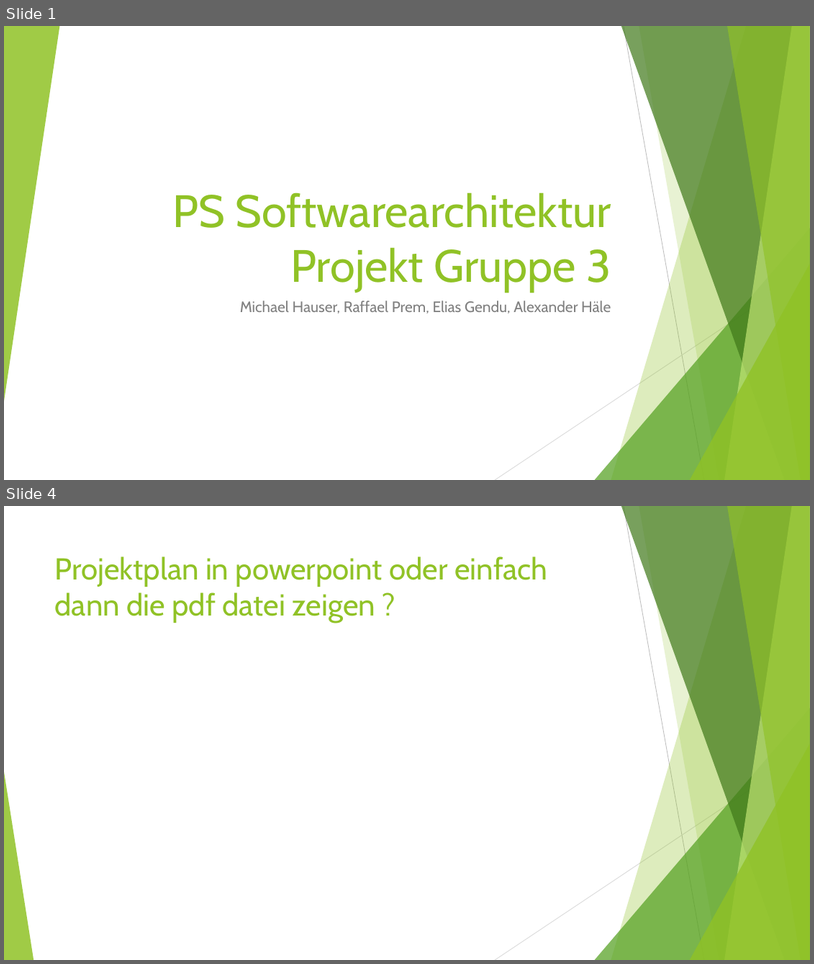
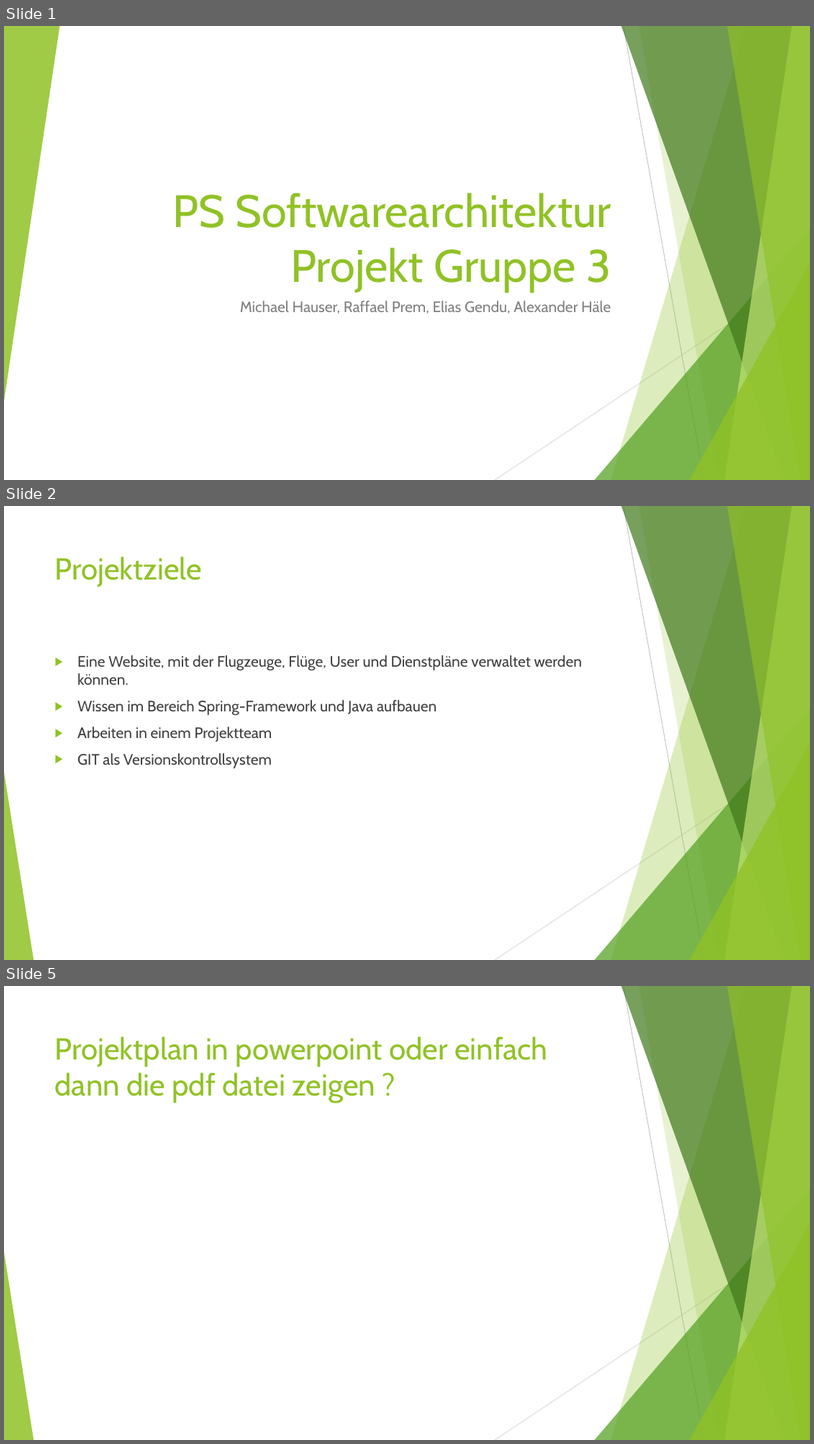
Before and after one commit to merasz/swaAirportProject, a slide deck: PS SoftwarearchitekturPP.pptx. Shown one above the other, each under a label of ours: slides 1 and 4 before the commit, slides 1, 2 and 5 after it; the slides between them are not shown. The pictures are 814x964 and 814x1444 pixels, drawn with LibreOffice and Linux fonts; fonts in the diff are those of the drawing. Boxes give left, top, right and bottom in pixels: in the first picture for what was removed or moved away, otherwise in the second. Text is boxed around its words. In the diff, an @@ line names an element or a change of style, - is before the commit and + after.

```diff
--- a/PS SoftwarearchitekturPP.pptx
+++ b/PS SoftwarearchitekturPP.pptx
@@ slide 2 added at box(4, 506, 810, 960), background #FFFFFF; not listed: 10 template elements that a slide beside it also shows @@
@@ title added at box(55, 556, 202, 587), 36 pt, text #90C226 @@
+Projektziele
@@ text added at box(77, 655, 582, 768), 18 pt, text #404040 @@
+▶ Eine Website, mit der Flugzeuge, Flüge, User und Dienstpläne verwaltet werden können.
+▶ Wissen im Bereich Spring-Framework und Java aufbauen
+▶ Arbeiten in einem Projektteam
+▶ GIT als Versionskontrollsystem
@@ what was slide 4 is now slide 5 @@
```
Also in this commit, not shown: 4 slides changed, 3 other slides added.
